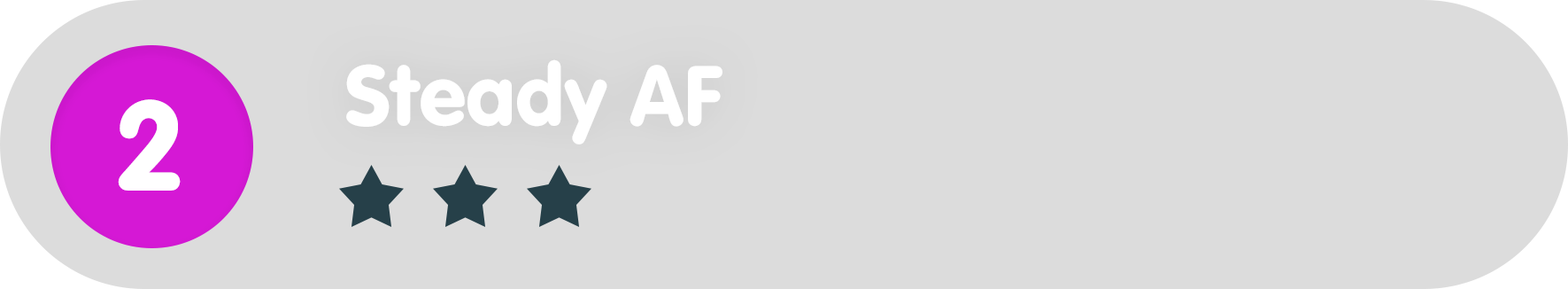
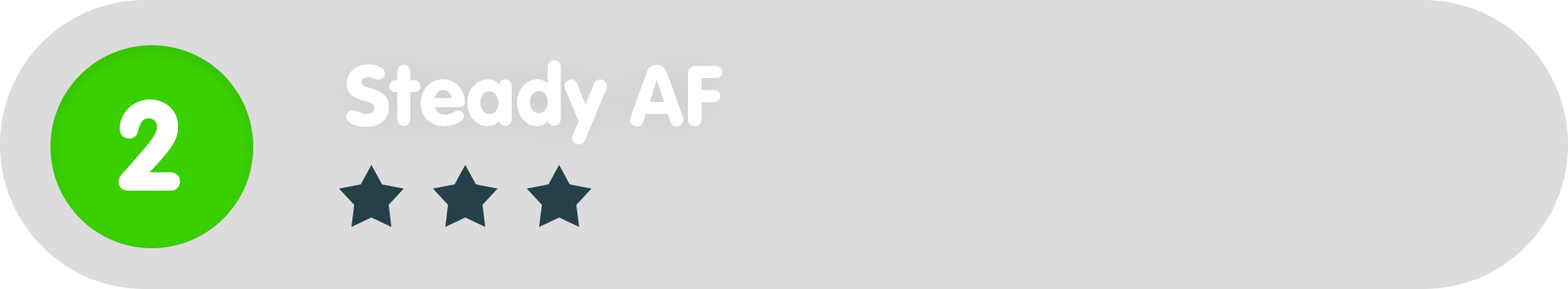
The second 1568x289 image is a revision of the first. Changes to its layers:
painted on "Ellipse_green" over 50, 45, 254, 248
